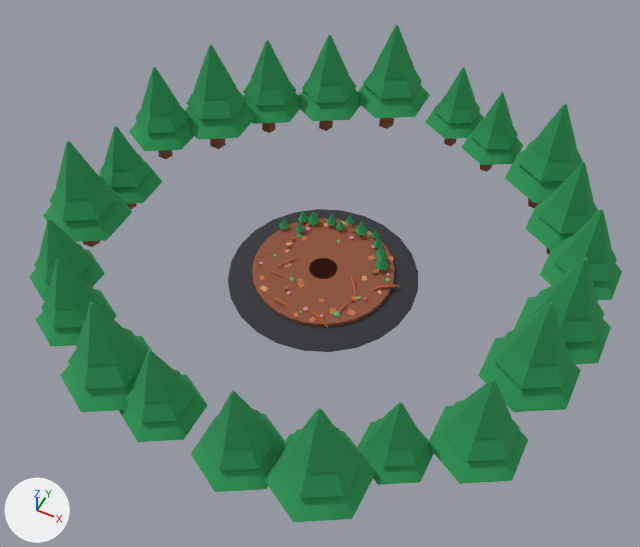
What one commit did to the glTF model game/assets/3d/env/root_lurker.glb.
Both versions are drawn from a 50 mm camera at (22.2, -45.0, 55.5) aimed at (1.0, -2.6, 2.4). The lights are fixed; the arrows at lower left show +X, +Y and +Z. The older version comes first. Vertices at exactly the same position are counted once.

Objects in the first picture: 'RootLurkerGround'.
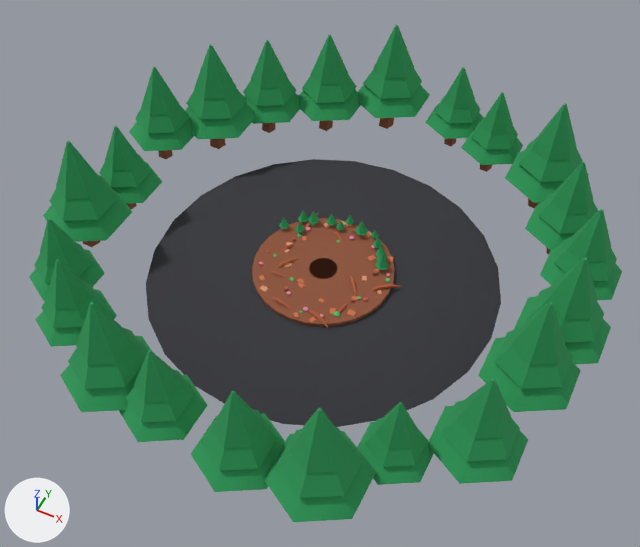
Where the change shows, as pixel boxes [x1, y1, x2, y2] in the pictures (640 x 547 px; the box of a moved part takes in the faces that stretch with it):
part 1 of me_cone, moved or reshaped
    before: [228, 209, 418, 352]
    after: [146, 159, 501, 427]

The change in detail:
me_cone has 3085 vertices, 5282 faces and spans x -22.6..23.2, y -23.1..23.9, z -0.9..11.1.
me_cone is used by ob_rootlurkerground; location (0.0, 0.0, 0.0).
me_cone part 1: the loose piece of 48 vertices spanning x -8.1..8.1, y -8.1..8.1, z -0.9..-0.4 is scaled about its middle by (1.85, 1.85, 1).
